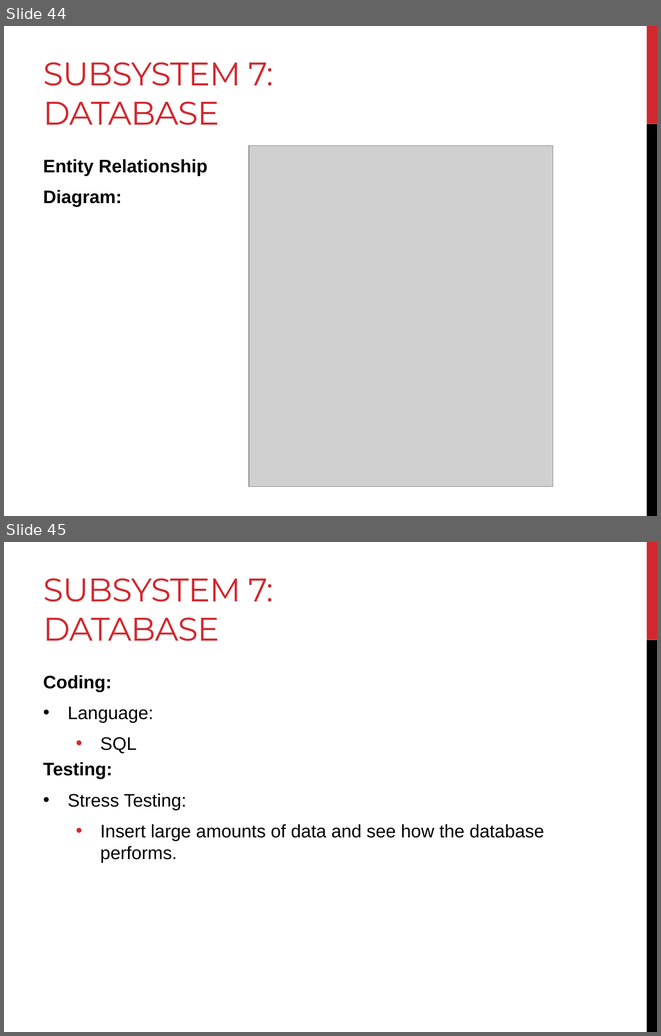
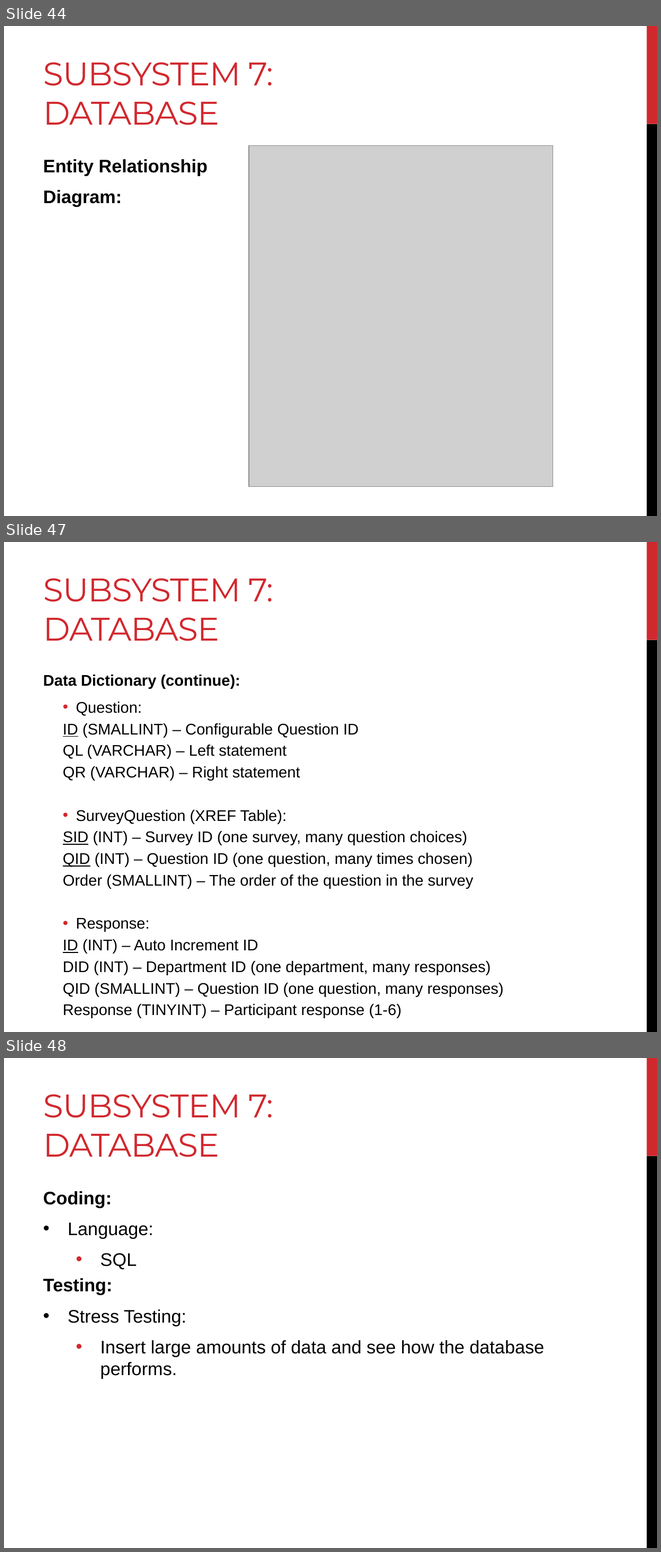
Before and after one commit to AndreasSchwagerl/RR-Survey-System, a slide deck: Presentation/Survey System - Progress Presentation 4.pptx. Shown one above the other, each under a label of ours: slides 44 and 45 before the commit, slides 44, 47 and 48 after it; the slides between them are not shown. The pictures are 661x1036 and 661x1552 pixels, drawn with LibreOffice and Linux fonts; fonts in the diff are those of the drawing; grey boxes stand for pictures. Boxes give left, top, right and bottom in pixels: in the first picture for what was removed or moved away, otherwise in the second. Text is boxed around its words. In the diff, an @@ line names an element or a change of style, - is before the commit and + after.

```diff
--- a/Presentation/Survey System - Progress Presentation 4.pptx
+++ b/Presentation/Survey System - Progress Presentation 4.pptx
@@ slide 47 added at (x1=4, y1=542, x2=657, y2=1032), background #FFFFFF; not listed: 2 template elements that a slide beside it also shows @@
@@ title added at (x1=43, y1=578, x2=273, y2=641), 36 pt, text #D1282E @@
+SUBSYSTEM 7:
+DATABASE
@@ text added at (x1=43, y1=674, x2=504, y2=1017), 17 pt, text #000000 @@
+Data Dictionary (continue):
+  • Question:
+  ID (SMALLINT) – Configurable Question ID
+  QL (VARCHAR) – Left statement
+  QR (VARCHAR) – Right statement
+  • SurveyQuestion (XREF Table):
+  SID (INT) – Survey ID (one survey, many question choices)
+  QID (INT) – Question ID (one question, many times chosen)
+  Order (SMALLINT) – The order of the question in the survey
+  • Response:
+  ID (INT) – Auto Increment ID
+  DID (INT) – Department ID (one department, many responses)
+  QID (SMALLINT) – Question ID (one question, many responses)
+  Response (TINYINT) – Participant response (1-6)
@@ what was slide 45 is now slide 48 @@
```
Also in this commit, not shown: 2 other slides added.
